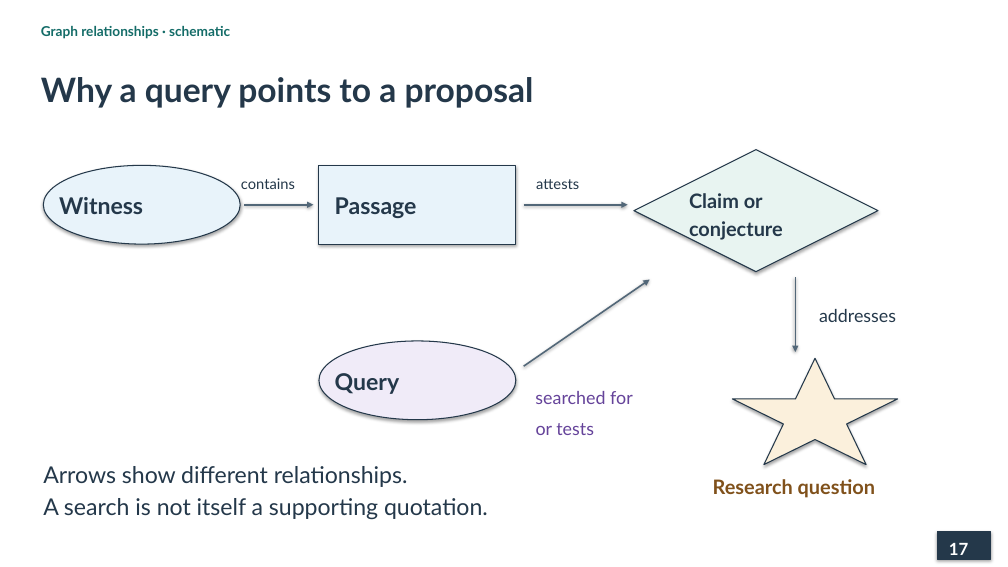
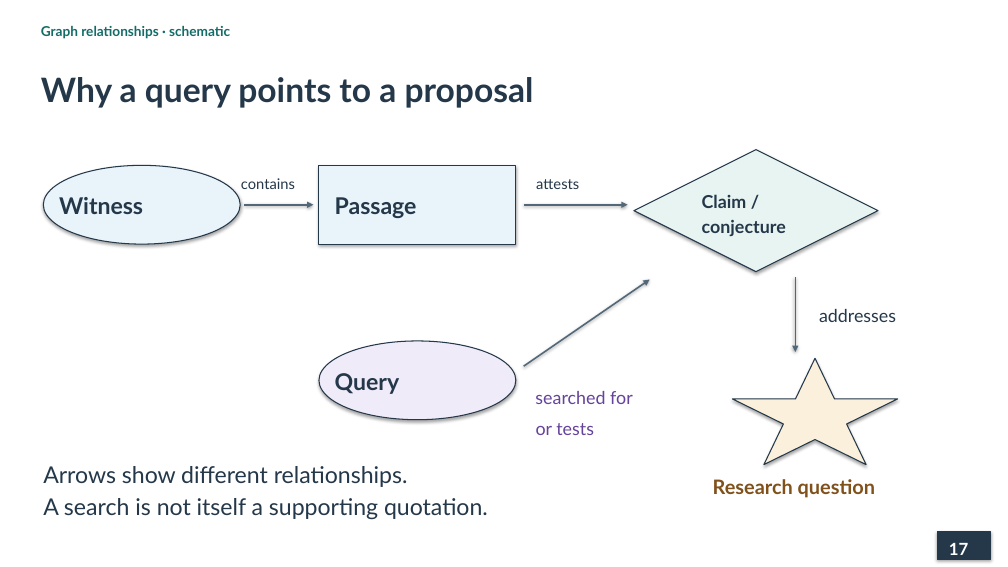
Before and after one commit to lopentu/cohort, a slide deck: slide 17 of docs/presentation/cohort-pnc-2026.pptx. Drawn at 1008x567 pixels with LibreOffice and Linux fonts; fonts in the diff are those of the drawing. Boxes give left, top, right and bottom in pixels: in the first picture for what was removed or moved away, otherwise in the second. Text is boxed around its words. In the diff, an @@ line names an element or a change of style, - is before the commit and + after.

```diff
--- a/docs/presentation/cohort-pnc-2026.pptx
+++ b/docs/presentation/cohort-pnc-2026.pptx
@@ text at (702,194,747,208): text changed; size 19 to 17 pt @@
-Claim or
+Claim /
@@ text "Claim /": place and size @@
-text "Claim /" at (689,193,783,241)
+text "Claim /" at (702,194,786,236)
@@ text at (702,220,786,236): size 19 to 17 pt in "conjecture" @@
```
Also in this commit, not shown: 18 other slides changed, 2 other files.
